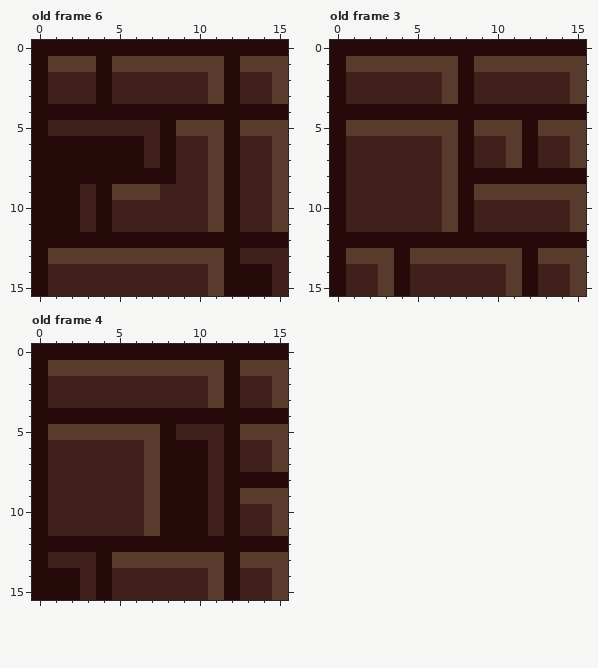
File history of a pixel-art file, assets/sprites/tileset.ase. Above, as it was before the edit.
16x16 pixels, 29 frames. Shown: old frame 6, old frame 3, old frame 4. The commit also changed other frames, which this record leaves out.
And afterwards:
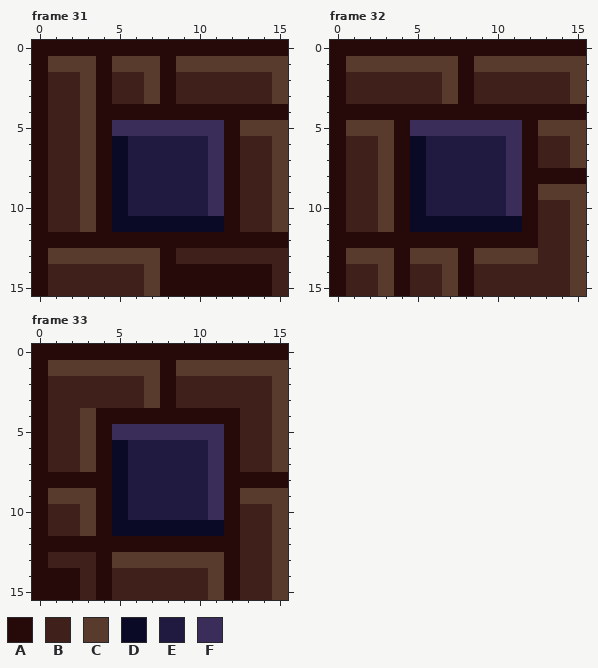
Palette (. is transparent): A #260a0a  B #40201a  C #593b2d  D #0a0a26  E #201a40  F #3b2d59
A new or re-ordered frame is compared with the old frame closest to it.
The edit:
frames 29 -> 33
Changed rows in their new state; - is an unchanged pixel.
Frame 31 is new; against old frame 6:
first column x 1:
 1 -------A---C
 2 --C---CA--BB
 3 --C---CA--BB
 4 BBC---------
 5 --CAFFFFFFF-
 6 BBC-DEEEEEF-
 7 BBC-DEEEEEF-
 8 BBC-DEEEEEF-
 9 BBC-DEEEEEF-
10 BBC-DEEEEEF-
11 BBC-DDDDDDD-
13 -------ABBBB
14 ------CAAAA-
15 ------CAAAA-
Frame 32 is new; against old frame 3:
first column x 3:
 5 -AFFFFFFF----
 6 CADEEEEEF----
 7 CADEEEEEF----
 8 CADEEEEEF----
 9 CADEEEEEFA---
10 CADEEEEEFA---
11 CADDDDDDDA---
12 ----------BBC
13 -----A---CBB-
14 ----CA--BB---
15 ----CA--BB---
Frame 33 is new; against old frame 4:
first column x 1:
 1 -------A---C---
 2 ------CA--BB---
 3 ------CA--BB---
 4 BBC---------BBC
 5 BB-AFFFFFFF-BB-
 6 --CADEEEEEF----
 7 --CADEEEEEF----
 8 AAAADEEEEEF----
 9 CCCADEEEEEF----
10 --CADEEEEEF----
11 --CADDDDDDD----
12 ------------BBC
13 ------------BB-
Where, in picture pixels (left, top, right, bottom), the same in both pictures:
changed: (48, 56, 240, 296)
changed: (378, 120, 586, 296)
changed: (48, 360, 288, 568)
